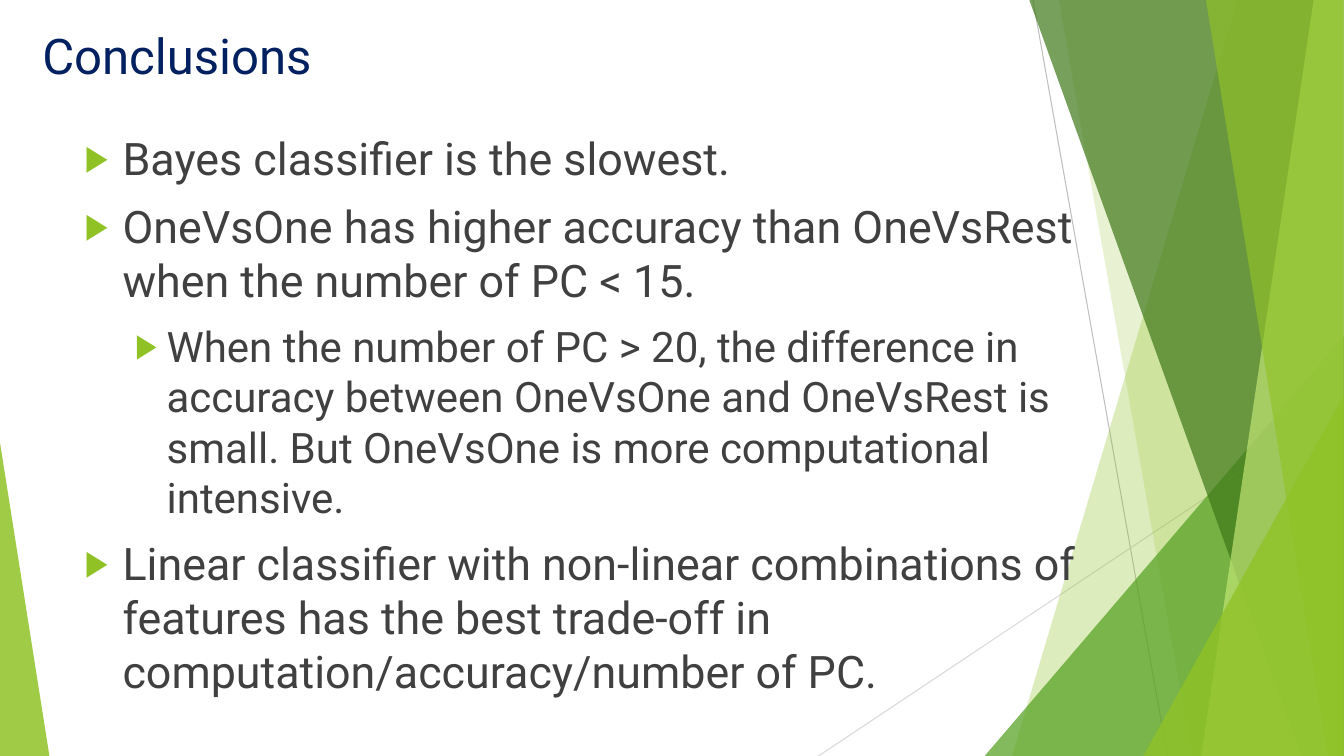
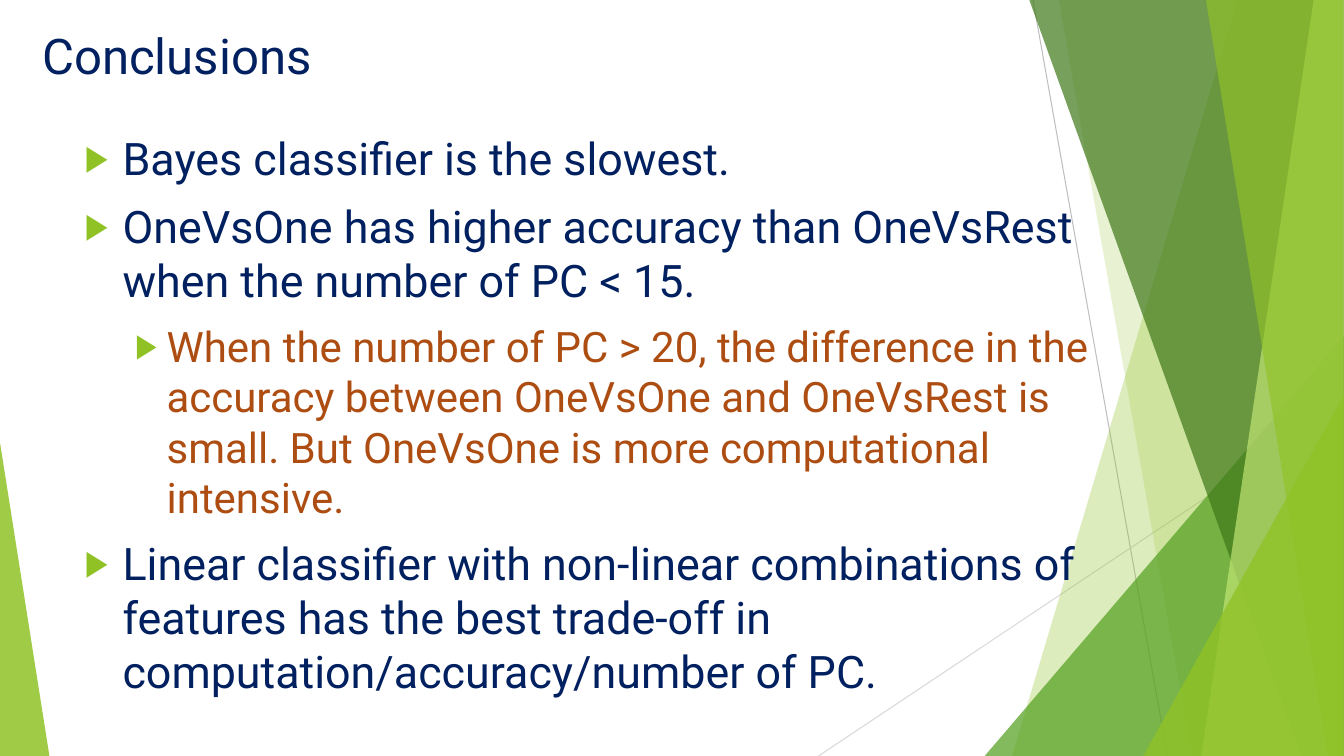
Before and after one commit to teambengio/finalproject, a slide deck: slide 11 of FinalReport_Team_Bengio.pptx (slide 9 before the commit). Drawn at 1344x756 pixels with LibreOffice and Linux fonts; fonts in the diff are those of the drawing. Boxes give left, top, right and bottom in pixels: in the first picture for what was removed or moved away, otherwise in the second. Text is boxed around its words. In the diff, an @@ line names an element or a change of style, - is before the commit and + after.

```diff
--- a/FinalReport_Team_Bengio.pptx
+++ b/FinalReport_Team_Bengio.pptx
@@ text at <box>123,141,1075,698</box>: text colour #404040 to #002060 in "Bayes classifier is the slowest.", "OneVsOne has higher accuracy than OneVsRest when ...", "Linear classifier with non-linear combinations of features ..." @@
@@ text at <box>167,330,1088,514</box>: text changed; text colour #404040 to #AD4C12 @@
-  ▶ When the number of PC > 20, the difference in accuracy between OneVsOne and OneVsRest is small. But OneVsOne is more computational intensive.
+  ▶ When the number of PC > 20, the difference in the accuracy between OneVsOne and OneVsRest is small. But OneVsOne is more computational intensive.
```
Also in this commit, not shown: 8 other slides changed, 4 slides added, 1 slide removed, 3 other files.
